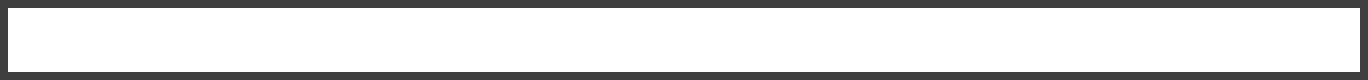
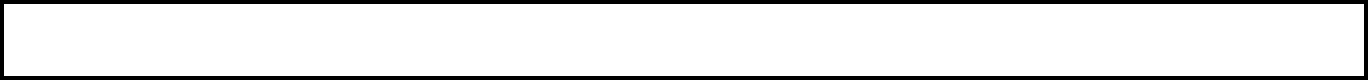
Layer changes from the first 1368 x 80 image to the second:
added layer "Layer" above "Background" over <box>0,0,1368,80</box>
painted on "Background" over <box>0,0,1368,80</box>
